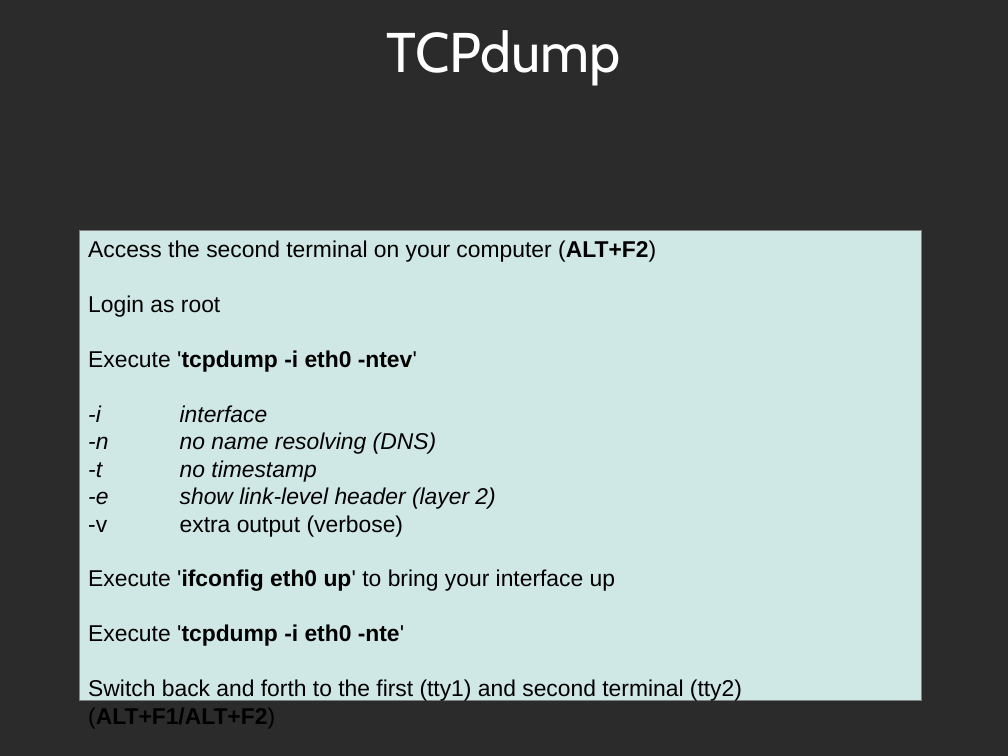
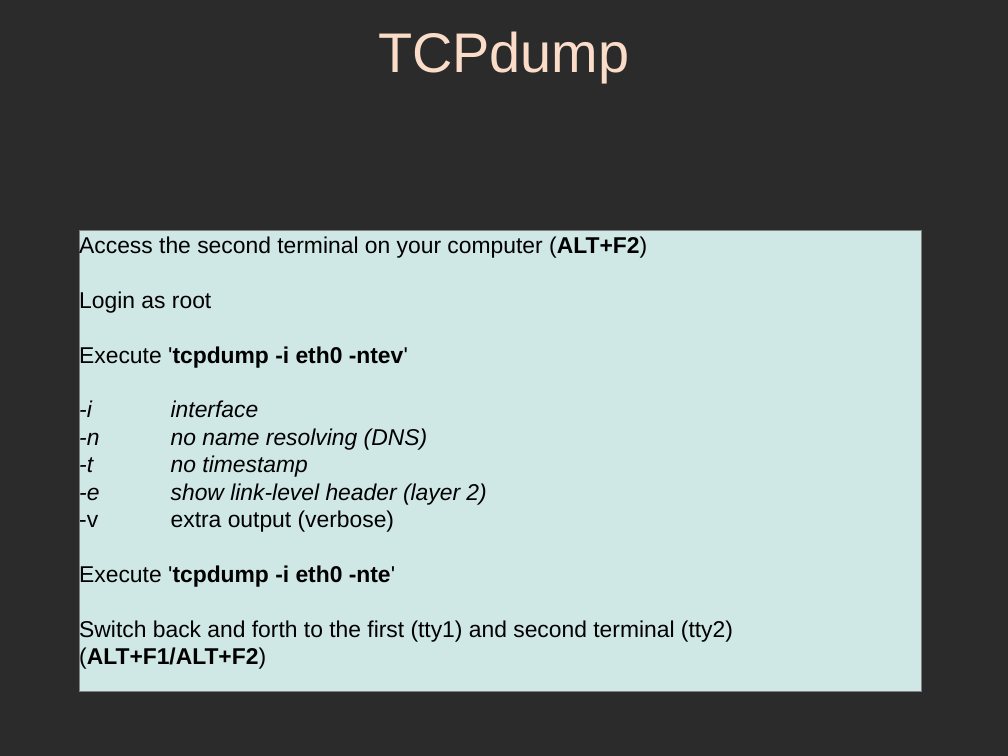
Before and after one commit to sphaero/workshops, a slide deck: slide 19 of Networking/presentation.odp (slide 18 before the commit). Drawn at 1008x756 pixels with LibreOffice and Linux fonts; fonts in the diff are those of the drawing; background and template pictures are left out; a plain dark background stands for a picture behind light text. Boxes give left, top, right and bottom in pixels: in the first picture for what was removed or moved away, otherwise in the second. Text is boxed around its words. In the diff, an @@ line names an element or a change of style, - is before the commit and + after.

```diff
--- a/Networking/presentation.odp
+++ b/Networking/presentation.odp
@@ title "TCPdump" at (378,31,629,82): font Cabin to Arial, text colour #FFFFFF to #FADCC8 @@
@@ rectangle "Access the second terminal on ...": place and size @@
-rectangle "Access the second terminal on ..." at (80,231,922,701)
+rectangle "Access the second terminal on ..." at (80,231,922,692)
@@ text in rectangle at (88,569,615,591): paragraph removed @@
-Execute 'ifconfig eth0 up' to bring your interface up
```
Also in this commit, not shown: 51 other slides changed, 7 slides added, 1 slide removed.
